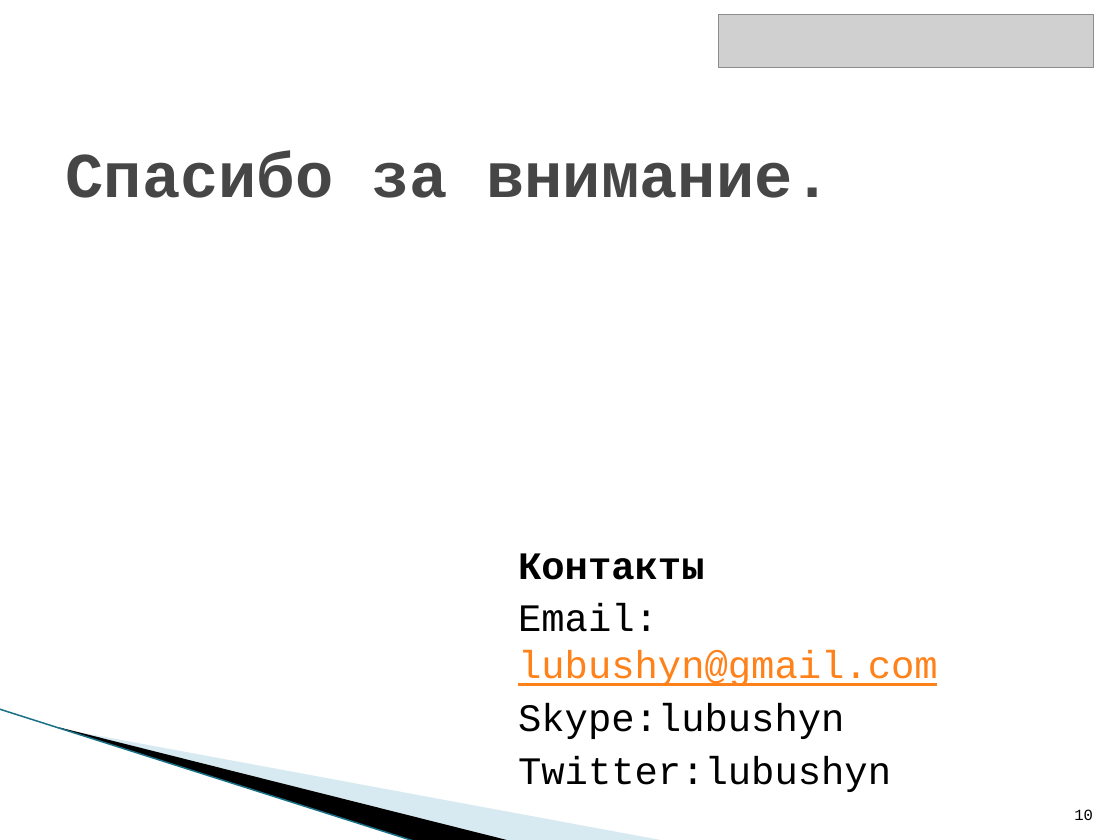
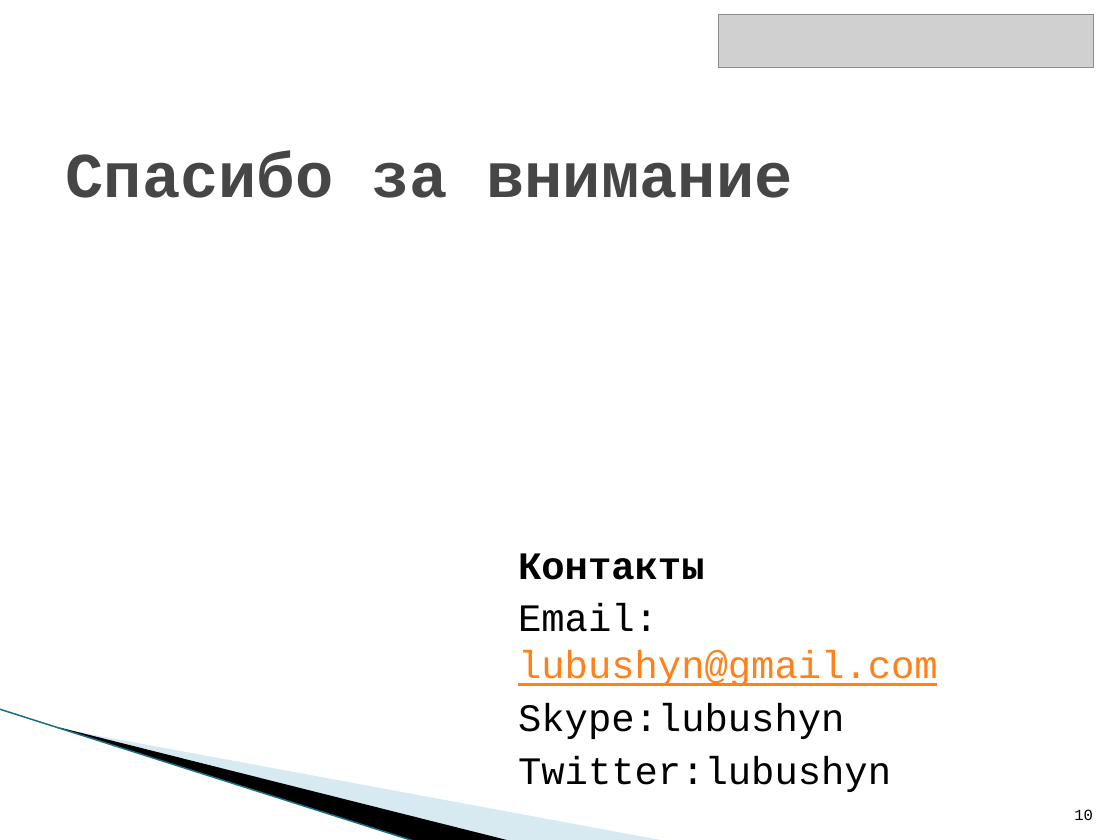
Before and after one commit to lubushyn/mddayua2012, a slide deck: slide 10 of Presentation/WP7_UnitTesting_Tips_And_Tricks.pptx. Drawn at 1120x840 pixels with LibreOffice and Linux fonts; fonts in the diff are those of the drawing; grey boxes stand for pictures; background and template pictures are left out. Boxes give left, top, right and bottom in pixels: in the first picture for what was removed or moved away, otherwise in the second. Text is boxed around its words. In the diff, an @@ line names an element or a change of style, - is before the commit and + after.

```diff
--- a/Presentation/WP7_UnitTesting_Tips_And_Tricks.pptx
+++ b/Presentation/WP7_UnitTesting_Tips_And_Tricks.pptx
@@ title at (66,152,792,198): text changed @@
-Спасибо за внимание.
+Спасибо за внимание
```
Also in this commit, not shown: 3 other slides changed.
